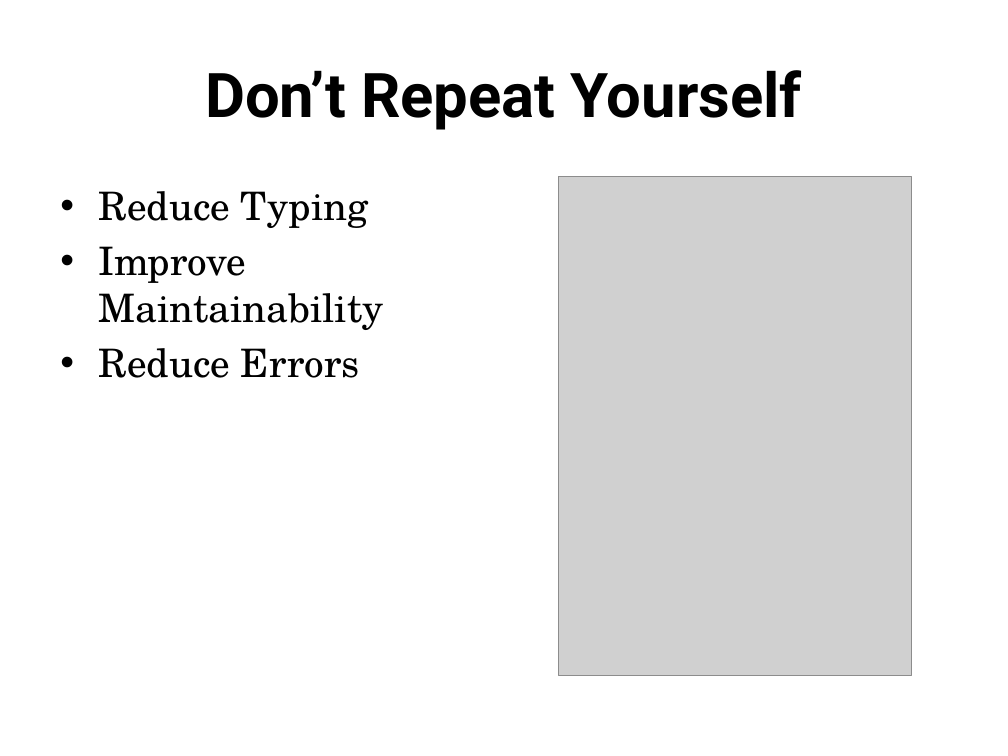
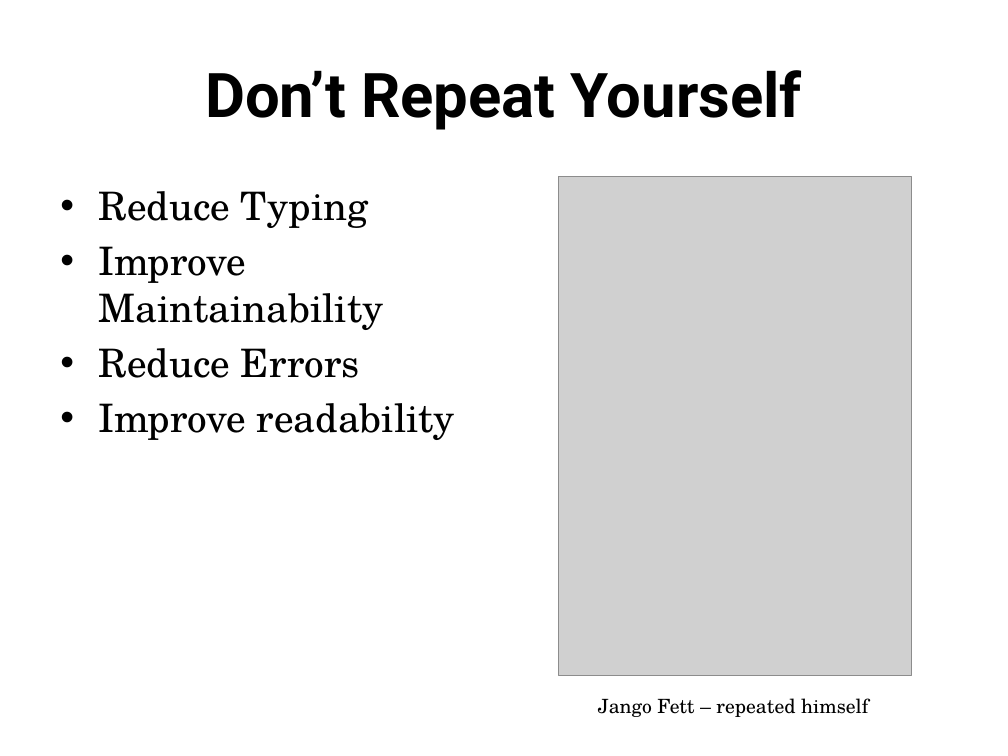
Before and after one commit to jacobladams/presentations, a slide deck: slide 10 of less-and-sass/Write LESS CSS and make it SASSier.pptx. Drawn at 1008x756 pixels with LibreOffice and Linux fonts; fonts in the diff are those of the drawing; grey boxes stand for pictures. Boxes give left, top, right and bottom in pixels: in the first picture for what was removed or moved away, otherwise in the second. Text is boxed around its words. In the diff, an @@ line names an element or a change of style, - is before the commit and + after.

```diff
--- a/less-and-sass/Write LESS CSS and make it SASSier.pptx
+++ b/less-and-sass/Write LESS CSS and make it SASSier.pptx
@@ text at box(98, 403, 455, 440): paragraph added @@
+• Improve readability
@@ text added at box(598, 698, 868, 717), 14 pt, text #000000 @@
+Jango Fett – repeated himself
```
Also in this commit, not shown: 12 other slides changed, 13 slides added, 4 slides removed.
